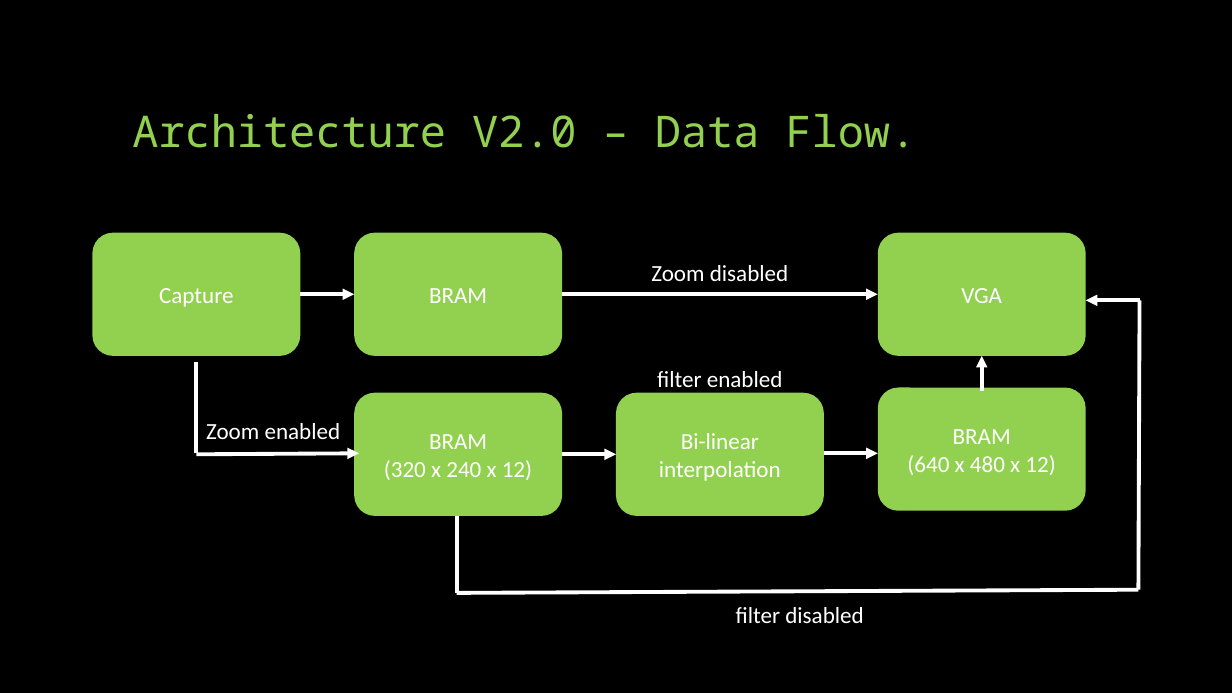
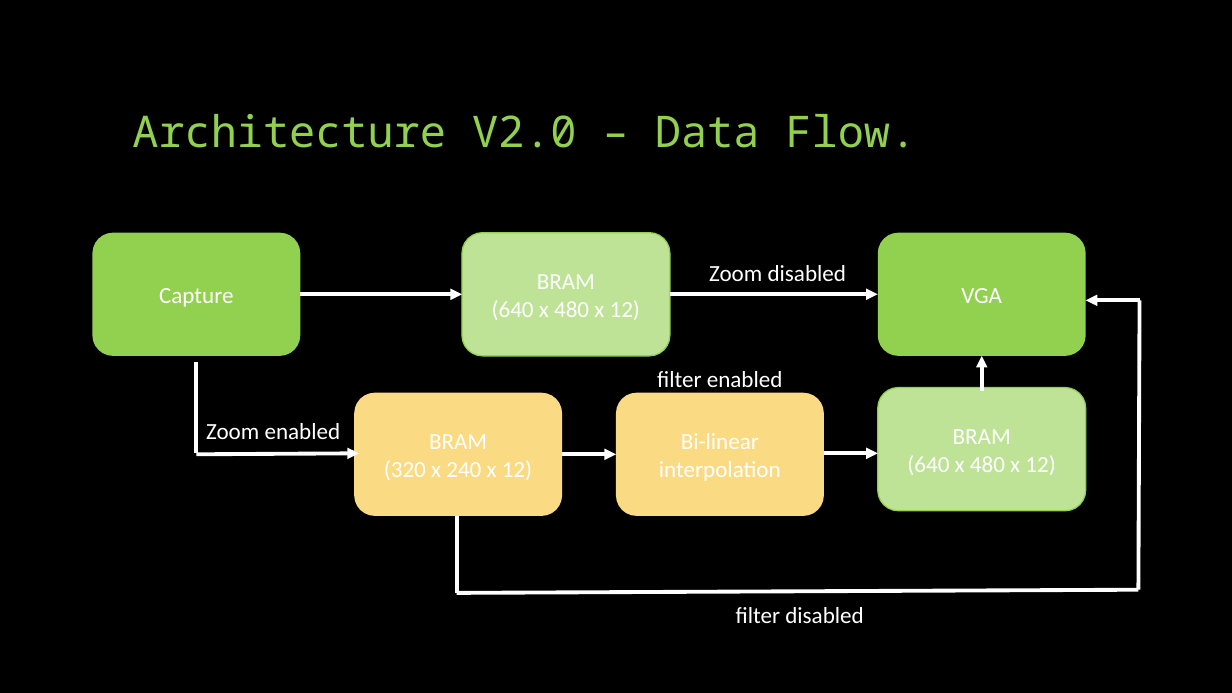
Before and after one commit to idowein/FPGA-image-interpolator, a slide deck: slide 8 of datasheets/Digital Zoom presentation.pptx. Drawn at 1232x693 pixels with LibreOffice and Linux fonts; fonts in the diff are those of the drawing. Boxes give left, top, right and bottom in pixels: in the first picture for what was removed or moved away, otherwise in the second. Text is boxed around its words. In the diff, an @@ line names an element or a change of style, - is before the commit and + after.

```diff
--- a/datasheets/Digital Zoom presentation.pptx
+++ b/datasheets/Digital Zoom presentation.pptx
@@ rounded rectangle "BRAM" at <box>462,233,670,356</box>: fill #92D050 to #BEE396; outline none to #92D050 1 pt @@
@@ rounded rectangle "BRAM": place and size @@
-rounded rectangle "BRAM" at <box>354,233,562,356</box>
+rounded rectangle "BRAM" at <box>462,233,670,356</box>
@@ text "Zoom disabled": place and size @@
-text "Zoom disabled" at <box>651,265,789,281</box>
+text "Zoom disabled" at <box>709,265,847,281</box>
@@ arrow moved from (300, 294) - (354, 294) to (300, 294) - (462, 294) @@
@@ arrow moved from (562, 294) - (878, 294) to (670, 294) - (878, 294) @@
@@ text in rounded rectangle at <box>492,300,640,320</box>: paragraph added @@
+(640 x 480 x 12)
@@ rounded rectangle "BRAM" at <box>878,387,1086,510</box>: fill #92D050 to #BEE396; outline none to #92D050 1 pt @@
@@ rounded rectangle "BRAM" at <box>354,393,562,516</box>: fill #92D050 to #FADB83 @@
@@ rounded rectangle "Bi-linear interpolation" at <box>616,393,824,516</box>: fill #92D050 to #FADB83 @@
```
Also in this commit, not shown: 17 other slides changed, 2 slides added, 6 slides removed, 2 other files.
